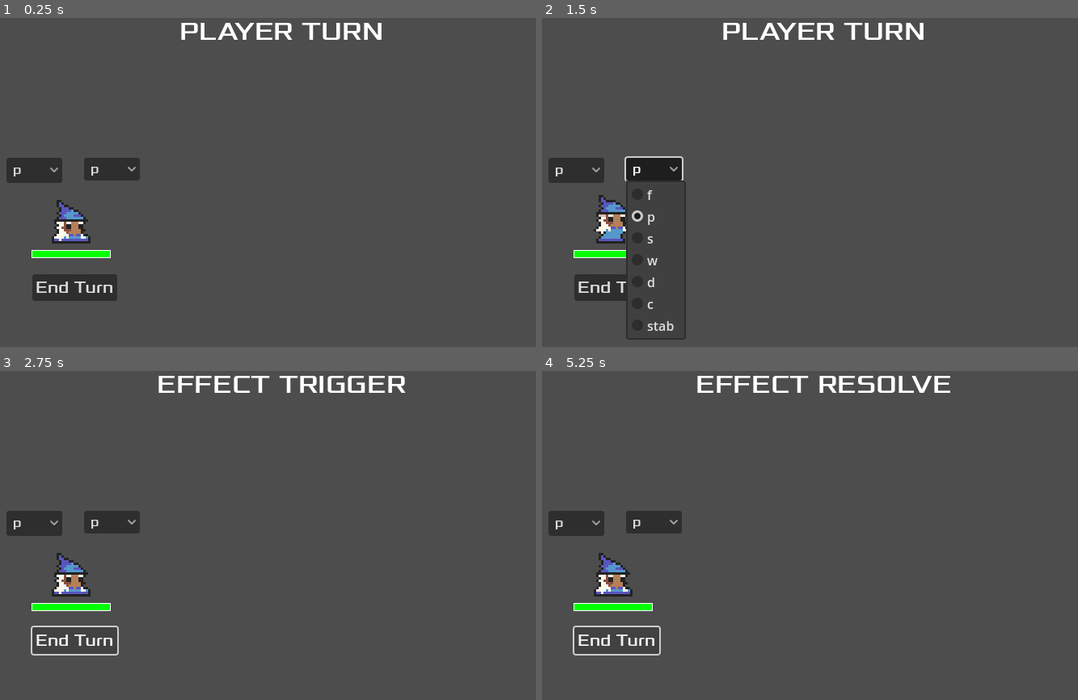
Above: before the commit, frames 1-4 (two rows, left to right).
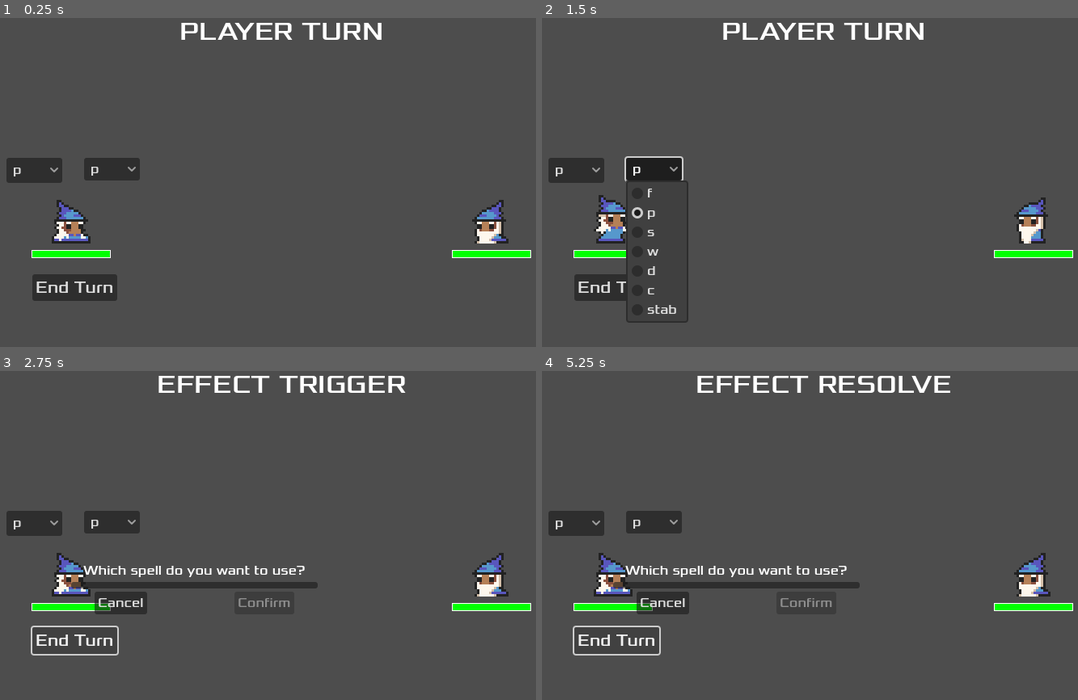
Above: after the commit, the same moments.

Repository: Wzyoung203/godot-project
Game: Godot game, scene res://scenes/main.tscn
The game is run twice, just before and just after one commit, with the same random seed, the same clock (stepped at 60 frames per second) and the same inputs.
Inputs (mouse positions are in pixels of both pictures, inside the frame that each line leads up to):
- Up to frame 1 (0.25 s): no input
- Up to frame 2 (1.5 s): click "p" at 0.5 s; click "p" at 1.25 s
- Up to frame 3 (2.75 s): click "End Turn" at 2 s
- Up to frame 4 (5.25 s): click (665, 604) at 2.75 s, where only the run after the commit has a clickable "Cancel"; click "p" at 3.5 s; click "p" at 4.25 s; click "End Turn" at 5 s

The runs differ from the first frame. In frame 1, 1.0% of the frame differs, in the area x 84-100%, y 55-73%; in frame 2, 1.7%; in frame 3, 3.1%, in the area x 13-100%, y 55-74%; in frame 4, 3.1%.

Commit message:
法术选择UI、把法术树改为全局静态变量

Diff:
--- a/global/events.gd
+++ b/global/events.gd
@@ -8,3 +8,6 @@
 
 # 输入处理完毕信号
 signal input_process_success
+
+# 发送即将释放的法术信号
+signal selected_spell(spell:Spell)
--- /dev/null
+++ b/global/spell_tree.gd
@@ -0,0 +1,3 @@
+extends Node
+
+var spell_tree = SpellTree.new()
--- a/project.godot
+++ b/project.godot
@@ -18,6 +18,7 @@
 [autoload]
 
 Events="*res://global/events.gd"
+STree="*res://global/spell_tree.gd"
 
 [display]
 
@@ -29,6 +30,10 @@
 
 enabled=PackedStringArray()
 
+[gui]
+
+theme/custom_font="res://fonts/Xolonium-Regular.ttf"
+
 [rendering]
 
 textures/canvas_textures/default_texture_filter=0
--- a/scenes/player_human.tscn
+++ b/scenes/player_human.tscn
@@ -10,6 +10,7 @@
 [ext_resource type="PackedScene" uid="uid://b4d6lgk4hf6x4" path="res://scenes/spell_manager.tscn" id="8_m0edq"]
 [ext_resource type="Script" path="res://scripts/input_processor.gd" id="9_byq1v"]
 [ext_resource type="Script" path="res://scripts/input_manager.gd" id="9_mx3tl"]
+[ext_resource type="PackedScene" uid="uid://es2g4x8qgqpd" path="res://scenes/spell_ui.tscn" id="11_nu8mi"]
 
 [sub_resource type="SpriteFrames" id="SpriteFrames_x3lr4"]
 animations = [{
@@ -38,7 +39,6 @@
 
 [node name="Player_human" type="Area2D"]
 script = ExtResource("1_ktp6b")
-metadata/_edit_group_ = true
 
 [node name="AnimatedSprite2D" type="AnimatedSprite2D" parent="."]
 scale = Vector2(3, 3)
@@ -142,5 +142,7 @@
 
 [node name="SpellSelector" type="Node2D" parent="SpellManager"]
 
+[node name="SpellUI" parent="SpellManager" instance=ExtResource("11_nu8mi")]
+
 [connection signal="end_turn" from="InputManager" to="." method="turn_end"]
 [connection signal="pressed" from="InputManager/EndTurnButton" to="InputManager" method="_on_end_turn_button_pressed"]
--- /dev/null
+++ b/scenes/spell_ui.tscn
@@ -0,0 +1,42 @@
+[gd_scene load_steps=2 format=3 uid="uid://es2g4x8qgqpd"]
+
+[ext_resource type="Script" path="res://scripts/spell_ui.gd" id="1_fo822"]
+
+[node name="SpellUI" type="VBoxContainer"]
+visible = false
+offset_right = 305.0
+offset_bottom = 231.0
+size_flags_horizontal = 4
+script = ExtResource("1_fo822")
+
+[node name="Label" type="Label" parent="."]
+layout_mode = 2
+text = "Which spell do you want to use?"
+horizontal_alignment = 1
+
+[node name="ItemList" type="ItemList" parent="."]
+layout_mode = 2
+allow_search = false
+auto_height = true
+text_overrun_behavior = 0
+
+[node name="HBoxContainer" type="HBoxContainer" parent="."]
+layout_mode = 2
+alignment = 1
+
+[node name="Cancel" type="Button" parent="HBoxContainer"]
+layout_mode = 2
+text = "Cancel"
+
+[node name="empty" type="Control" parent="HBoxContainer"]
+custom_minimum_size = Vector2(100, 0)
+layout_mode = 2
+
+[node name="Confirm" type="Button" parent="HBoxContainer"]
+layout_mode = 2
+disabled = true
+text = "Confirm"
+
+[connection signal="item_activated" from="ItemList" to="." method="_activate_confirm_btn"]
+[connection signal="pressed" from="HBoxContainer/Cancel" to="." method="_cancel"]
+[connection signal="pressed" from="HBoxContainer/Confirm" to="." method="_confirm"]
--- a/scripts/player_generator.gd
+++ b/scripts/player_generator.gd
@@ -17,8 +17,8 @@
 	add_child(player_1)
 	player_1.position = start_position1.global_position
 
-	#var PLAYER_AI = preload("res://scenes/player_AI.tscn")
-	#var player_2 = PLAYER_AI.instantiate()
-	#add_child(player_2)
-	#player_2.position = start_position2.global_position
-	#player_2.flip()
+	var PLAYER_AI = preload("res://scenes/player_AI.tscn")
+	var player_2 = PLAYER_AI.instantiate()
+	add_child(player_2)
+	player_2.position = start_position2.global_position
+	player_2.flip()
--- a/scripts/spell/SpellTree.gd
+++ b/scripts/spell/SpellTree.gd
@@ -1,3 +1,4 @@
+extends Node
 class_name SpellTree
 # 存储法术的字典树
 var root: SpellNode
@@ -5,6 +6,9 @@
 
 func _init():
 	self.creat_spell_tree()
+	self.preload_trie()
+	self.print_spells()
+
 func creat_spell_tree():
 	root = SpellNode.new()
 	add_spell("p",Sheild.new(),root)
@@ -78,8 +82,8 @@
 		return null
 
 # 根据输入历史查找可使用的法术
-func search_valid_spells(sequence: String) -> Array:
-	var valid_spells: Array = []
+func search_valid_spells(sequence: String) -> Array[Spell]:
+	var valid_spells: Array[Spell] = []
 	while sequence.length() > 0:
 		if search(sequence):
 			valid_spells.append(search(sequence))
--- a/scripts/spell/spell_manager.gd
+++ b/scripts/spell/spell_manager.gd
@@ -1,14 +1,12 @@
 extends Node2D
 
-var left_vaild_spells: Array = []
-var right_vaild_spells: Array = []
+var left_vaild_spells: Array[Spell] = []
+var right_vaild_spells: Array[Spell] = []
 
-var STree: SpellTree
+var spell_tree: SpellTree
 # Called when the node enters the scene tree for the first time.
 func _ready() -> void:
-	STree = SpellTree.new()
-	STree.preload_trie()
-	STree.print_spells()
+	spell_tree = STree.spell_tree
 
 	Events.input_process_success.connect(enquiry_vaild_spell)
 
@@ -19,5 +17,11 @@
 
 func enquiry_vaild_spell():
 	print("Which Spell do you want to use?")
-	left_vaild_spells = STree.search_valid_spells($InputProcessor.history_left_input_string)
-	right_vaild_spells = STree.search_valid_spells($InputProcessor.history_right_input_string)
+	left_vaild_spells = spell_tree.search_valid_spells($InputProcessor.history_left_input_string)
+	display_vaild_spell(left_vaild_spells)
+	right_vaild_spells = spell_tree.search_valid_spells($InputProcessor.history_right_input_string)
+	display_vaild_spell(right_vaild_spells)
+
+
+func display_vaild_spell(spells: Array[Spell]):
+	$SpellUI.display(spells)
--- /dev/null
+++ b/scripts/spell_ui.gd
@@ -0,0 +1,29 @@
+extends VBoxContainer
+@onready var menu = $ItemList
+@onready var confirm = $HBoxContainer/Confirm
+func display(spells: Array[Spell]) -> void:
+	visible = true
+	menu.visible = true
+	var i = 0
+	for spell in spells:
+		menu.add_item(spell.getName())
+		menu.set_item_metadata(i, spell)
+		i=i+1
+
+
+func _cancel():
+	menu.clear()
+	visible = false
+
+func _activate_confirm_btn(index: int):
+	confirm.disabled = false
+
+func _confirm():
+
+	var spell:Spell = menu.get_item_metadata(0) as Spell
+	print("已选中法术：",spell.getName())
+	confirm.disabled = true
+	menu.clear()
+	visible = false
+
+	Events.selected_spell.emit(spell)
Not shown: 1 places in scenes/player_human.tscn that only renumber resources
